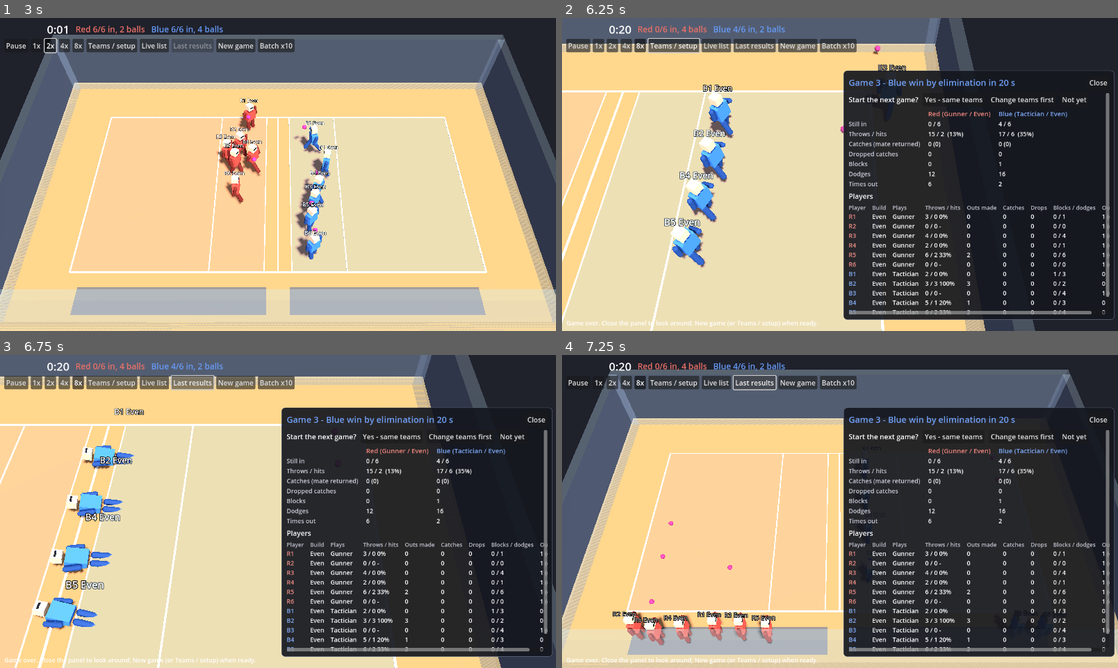
Above: before the commit, frames 1-4 (two rows, left to right).
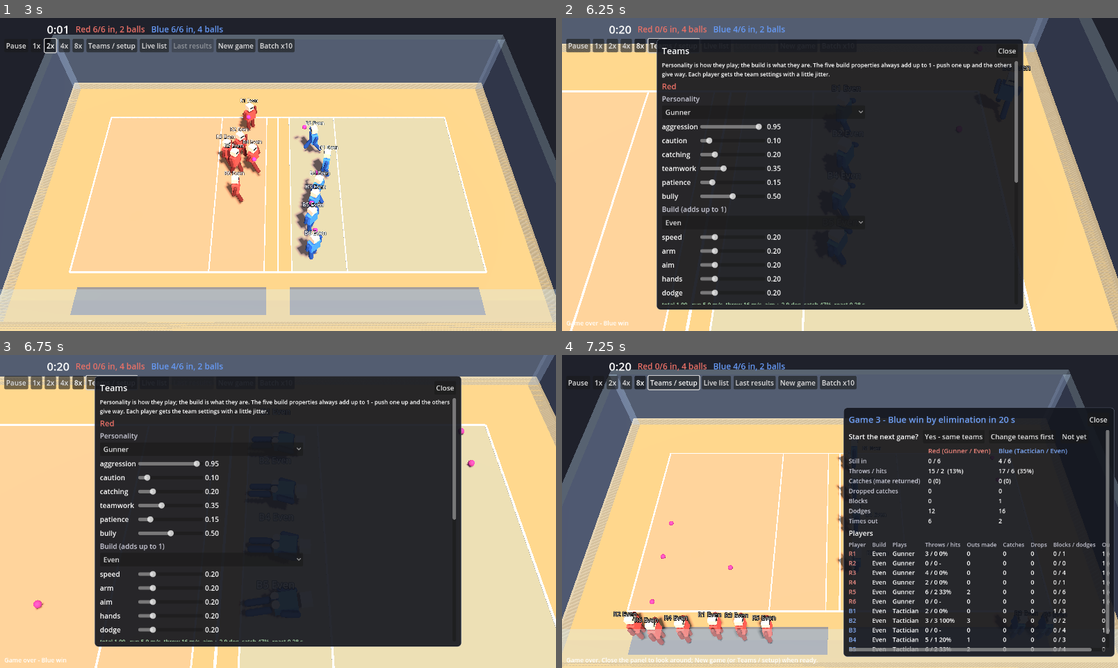
Above: after the commit, the same moments.

Repository: nathandunn/dodgeball-bots
Game: Godot game, scene res://scenes/Main.tscn
Same seed, same stepped clock (60 frames per second), same inputs: the game is played once before the commit and once after it.
Inputs (mouse positions are in pixels of both pictures, inside the frame that each line leads up to):
- Up to frame 1 (3 s): click "New game" at 0.5 s; click "New game" at 1.25 s; click "1x" at 2 s; click "2x" at 2.75 s
- Up to frame 2 (6.25 s): click "4x" at 3.5 s; click "8x" at 4.25 s; click "Teams / setup" at 5 s; click "Live list" at 5.75 s
- Up to frame 3 (6.75 s): click (194, 383) at 6.5 s, where only the run before the commit has a clickable "Last results"
- Up to frame 4 (7.25 s): no input

Frame 1 is identical in both runs. In frame 2, 63% of the frame differs, in the area x 0-100%, y 0-100%; in frame 3, 59%; in frame 4, 1.4%.

Commit message:
Fix moon celebration: correct bend direction/pivot, wait for celebration before showing results
The mooning animation was invisible for two independent reasons:

1. player.gd bent the torso the wrong way (+1.25 on rotation.x swings the
   front/eye-decal side up to face the sky and the seat into the floor - a
   backbend that shows the enemy nothing) and rotated about body_root's own
   origin, which sits at ground level, so the bend-at-the-waist pivoted the
   whole torso down through the floor instead of about the hips. Fixed the
   sign (-1.48, an actual forward bend) and added a hip-height pivot offset
   (MOON_HIP_PIVOT) that keeps the hip point fixed as rotation.x sweeps in.
   Added pale cheeks (hidden until bent past -1.0) so there's something to
   see once the pose is right.

2. main.gd popped the results panel the moment the winners' dance started,
   which meant it was already covering the court by the time anyone reached
   the moon phase. Deferred to _on_celebration_finished so the full
   gather -> dance -> moon sequence plays out first; GATHER_SAFETY renamed
   CELEB_SAFETY and raised 9.0 -> 20.0 as a fallback only.

Verified headless (30 games, 0 script errors) and visually via Playwright
screenshot showing the bent-over pose with visible cheeks.

Co-Authored-By: Claude Sonnet 5 <noreply@anthropic.com>
Claude-Session: https://claude.ai/code/session_015ktb7N8AS55Y2xXNwii5wR

Diff:
--- a/scripts/main.gd
+++ b/scripts/main.gd
@@ -244,13 +244,16 @@
 		if result["winner"] < 0 or not manager.celebrating:
 			get_tree().create_timer(1.2).timeout.connect(func(): _show_results(result["match"]))
 		else:
-			# the panel comes up as the dance starts; a safety timer in case the winners dawdle
-			get_tree().create_timer(GATHER_SAFETY).timeout.connect(func(): _show_results(result["match"]))
+			# let the winners finish dancing and mooning before the results panel covers half the
+			# screen - it used to pop up the moment the dance started, which meant it was already
+			# sitting over the court by the time anyone got to the mooning. CELEB_SAFETY is just a
+			# fallback in case the celebration signal never fires (a stuck celebrant, say).
+			get_tree().create_timer(CELEB_SAFETY).timeout.connect(func(): _show_results(result["match"]))
 	elif headless:
 		print(JSON.stringify(result))
 
 
-const GATHER_SAFETY := 9.0
+const CELEB_SAFETY := 20.0
 var _results_shown_for := -1
 
 func _show_results(idx: int) -> void:
@@ -261,15 +264,17 @@
 
 
 func _on_dance_started(idx: int) -> void:
-	if batch_left > 0:
-		return
-	_show_results(idx)
+	pass  # results now wait for the whole celebration to finish - see _on_celebration_finished
 
 
 func _on_celebration_finished(idx: int) -> void:
 	if headless and OS.has_environment("DBCELEB"):
 		print("celebration finished for game %d" % idx)
 		get_tree().quit()
+		return
+	if batch_left > 0:
+		return
+	_show_results(idx)
 
 
 func _summarize(results: Array[Dictionary]) -> Dictionary:
--- a/scripts/player.gd
+++ b/scripts/player.gd
@@ -76,6 +76,7 @@
 var _down_timer := 0.0
 const DOWN_TIME := 2.4
 # --- celebration (winners): "gather" -> "dance" -> "moon" -> "done"
+const MOON_HIP_PIVOT := 0.85  # bend the torso about hip height, not about the feet
 var celebrating := false
 var celeb_spot := Vector3.ZERO
 var _celeb_t := 0.0
@@ -84,6 +85,7 @@
 
 # --- body
 var body_root: Node3D
+var moon_cheeks: Node3D
 var arm_r: MeshInstance3D
 var arm_l: MeshInstance3D
 var leg_l: Node3D
@@ -165,6 +167,36 @@
 	eye.material_override = em
 	eye.position = Vector3(0, 1.7, -0.16)
 	body_root.add_child(eye)
+
+	# a moon needs something to show: two pale cheeks on the seat of the pants, hidden until
+	# the mooning pose calls for them (see _celebrate, phase "moon"). A little emission on them
+	# means they still read clearly even if the pose lands them in a shadow.
+	var moon_skin := StandardMaterial3D.new()
+	moon_skin.albedo_color = Color(0.95, 0.8, 0.68)
+	moon_skin.emission_enabled = true
+	moon_skin.emission = Color(0.95, 0.8, 0.68)
+	moon_skin.emission_energy_multiplier = 0.35
+	moon_cheeks = Node3D.new()
+	moon_cheeks.position = Vector3(0, 0.86, 0.22)
+	moon_cheeks.visible = false
+	body_root.add_child(moon_cheeks)
+	var cheek_mesh := SphereMesh.new()
+	cheek_mesh.radius = 0.13
+	cheek_mesh.height = 0.22
+	cheek_mesh.radial_segments = 10
+	cheek_mesh.rings = 6
+	for side in [-1.0, 1.0]:
+		var cheek := MeshInstance3D.new()
+		cheek.mesh = cheek_mesh
+		cheek.material_override = moon_skin
+		cheek.position = Vector3(side * 0.12, 0, 0)
+		cheek.scale = Vector3(0.9, 1.0, 0.75)
+		moon_cheeks.add_child(cheek)
+	var crack := MeshInstance3D.new()
+	crack.mesh = _box(Vector3(0.02, 0.2, 0.03))
+	crack.material_override = _dark_mat
+	crack.position = Vector3(0, 0.0, 0.05)
+	moon_cheeks.add_child(crack)
 
 	label = Label3D.new()
 	label.billboard = BaseMaterial3D.BILLBOARD_ENABLED
@@ -906,6 +938,8 @@
 	_celeb_t = rng.randf() * 2.0
 	_dodge_timer = 0.0
 	_windup = 0.0
+	if moon_cheeks != null:
+		moon_cheeks.visible = false
 	if ragdoll != null:
 		_get_up()
 
@@ -915,11 +949,13 @@
 	_celeb_t += delta
 	action = phase
 	if phase == "gather":
+		moon_cheeks.visible = false
 		_walk(delta, celeb_spot, 1.0)
 		body_root.rotation = Vector3.ZERO
 		body_root.position = Vector3.ZERO
 		_animate(delta)
 	elif phase == "dance":
+		moon_cheeks.visible = false
 		velocity = Vector3.ZERO
 		_face(Vector3(-_sign() * 6.0, 0, global_position.z), delta)  # face the losers
 		var beat: float = manager.dance_clock
@@ -931,10 +967,11 @@
 		leg_l.rotation.x = sin(beat * 6.0) * 0.3
 		leg_r.rotation.x = -sin(beat * 6.0) * 0.3
 	elif phase == "moon":
-		# up to the line, backs to the beaten, bend over
+		# up to the line, backs to the beaten, bend right over and show them what they lost to
 		var d := celeb_spot - global_position
 		d.y = 0.0
 		if d.length() > 0.3:
+			moon_cheeks.visible = false
 			_walk(delta, celeb_spot, 1.0)
 			body_root.rotation = Vector3.ZERO
 			body_root.position = Vector3.ZERO
@@ -942,18 +979,30 @@
 		else:
 			velocity = Vector3.ZERO
 			_face(Vector3(_sign() * 20.0, 0, global_position.z), delta)  # back to the enemy half
-			body_root.rotation.x = lerpf(body_root.rotation.x, 1.25, delta * 5.0)  # bent double
+			# NOTE: the sign here matters more than it looks. +rotation.x swings the FRONT of the
+			# torso (where the eye decal is) up to face the sky and the seat down into the floor -
+			# a backbend that shows the enemy nothing. Bending the other way (-1.48) swings the
+			# face down toward the ground in front of the player and the seat up to face the sky -
+			# an actual forward bend, which is the only direction that puts the cheeks camera-side.
+			body_root.rotation.x = lerpf(body_root.rotation.x, -1.48, delta * 6.0)  # bent right double
 			body_root.rotation.z = sin(_celeb_t * 9.0) * 0.12                       # a waggle
-			body_root.position.y = -0.15
-			body_root.position.z = 0.25
-			arm_l.rotation.x = 0.4
-			arm_r.rotation.x = 0.4
+			# body_root's own origin sits at ground level (the feet), but a bend-at-the-waist
+			# pivots around the hips - so rotating body_root about its own origin used to swing
+			# the whole torso (and the cheeks riding on it) down through the floor. Solve for the
+			# position offset that keeps the hip-height point fixed in place as rotation.x sweeps in.
+			var bend: float = body_root.rotation.x
+			body_root.position.y = MOON_HIP_PIVOT * (1.0 - cos(bend))
+			body_root.position.z = -MOON_HIP_PIVOT * sin(bend)
+			arm_l.rotation.x = -0.4
+			arm_r.rotation.x = -0.4
 			leg_l.rotation.x = 0.0
 			leg_r.rotation.x = 0.0
+			moon_cheeks.visible = bend < -1.0  # only once bent over enough to show
 	else:
 		velocity = Vector3.ZERO
 		body_root.rotation = Vector3.ZERO
 		body_root.position = Vector3.ZERO
+		moon_cheeks.visible = false
 		_animate(delta)
 
 
Not shown, changed: dist/index.html
Not shown, changed: dist/index.js.gz
Not shown, changed: dist/index.pck.gz
Not shown, changed: dist/index.wasm.gz
